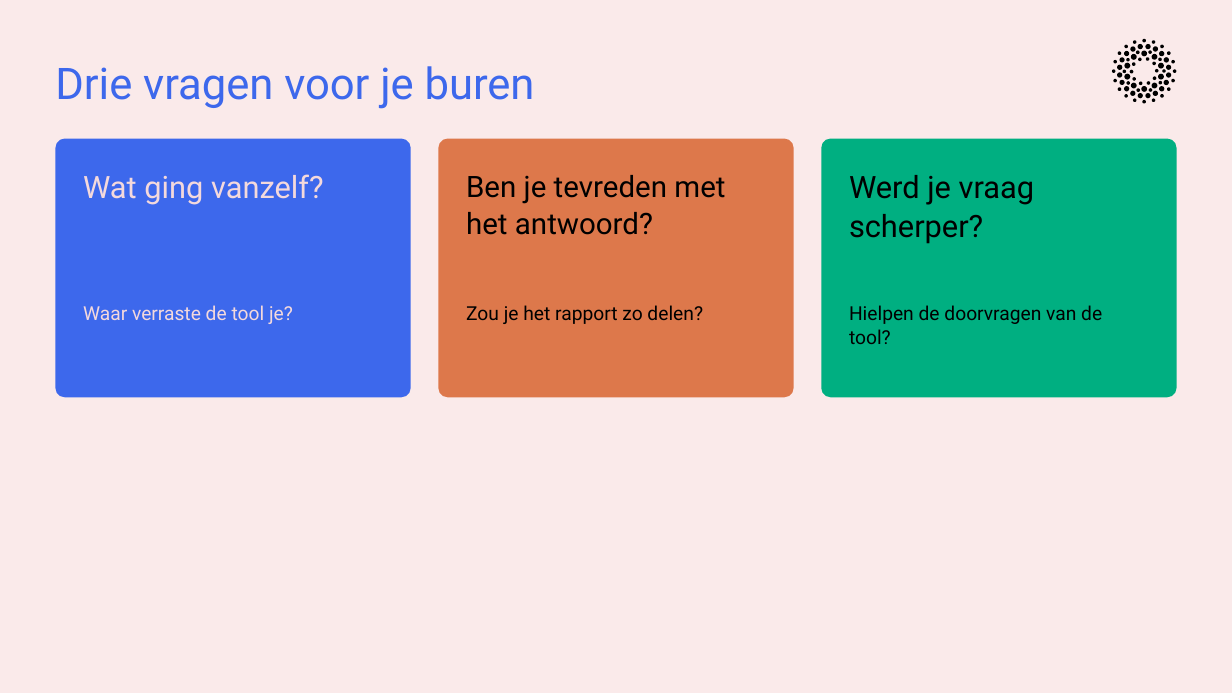
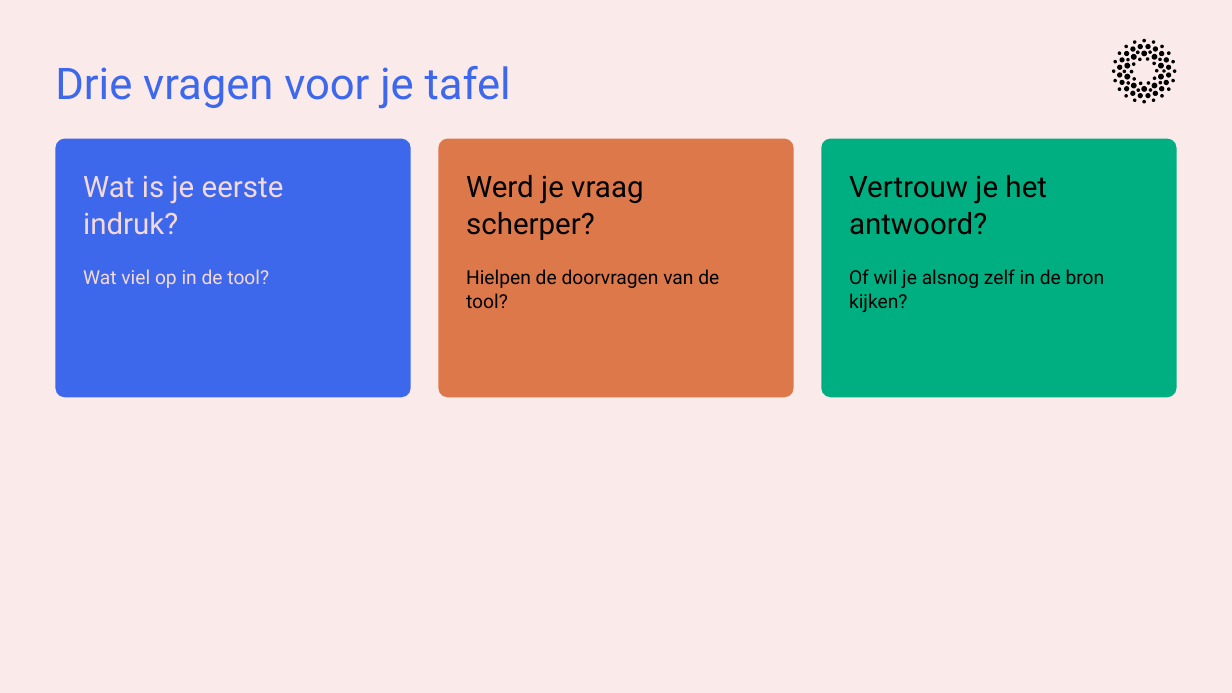
Before and after one commit to cedanl/clidev-presentaties, a slide deck: slide 14 of exports/261029_dair_onderwijsdata/261029_dair_onderwijsdata.pptx (slide 13 before the commit). Drawn at 1232x693 pixels with LibreOffice and Linux fonts; fonts in the diff are those of the drawing. Boxes give left, top, right and bottom in pixels: in the first picture for what was removed or moved away, otherwise in the second. Text is boxed around its words. In the diff, an @@ line names an element or a change of style, - is before the commit and + after.

```diff
--- a/exports/261029_dair_onderwijsdata/261029_dair_onderwijsdata.pptx
+++ b/exports/261029_dair_onderwijsdata/261029_dair_onderwijsdata.pptx
@@ text at (55, 66, 511, 109): text changed @@
-Drie vragen voor je buren
+Drie vragen voor je tafel
@@ text at (83, 176, 284, 235): text changed; size 24 to 23 pt @@
-Wat ging vanzelf?
+Wat is je eerste indruk?
@@ text at (466, 175, 643, 240): text changed @@
-Ben je tevreden met het antwoord?
+Werd je vraag scherper?
@@ text at (849, 175, 1047, 235): text changed; size 24 to 23 pt @@
-Werd je vraag scherper?
+Vertrouw je het antwoord?
@@ text at (83, 269, 269, 288): text changed @@
-Waar verraste de tool je?
+Wat viel op in de tool?
@@ text "Hielpen de doorvragen van de ...": place and size @@
-text "Hielpen de doorvragen van de ..." at (849, 305, 1102, 344)
+text "Hielpen de doorvragen van de ..." at (466, 269, 719, 308)
@@ text added at (849, 269, 1105, 312), 15 pt, text #000000 @@
+Of wil je alsnog zelf in de bron kijken?
@@ text removed at (466, 305, 703, 324) @@
-Zou je het rapport zo delen?
```
Also in this commit, not shown: 15 other slides changed, 4 slides added, 4 slides removed, 2 other files.
